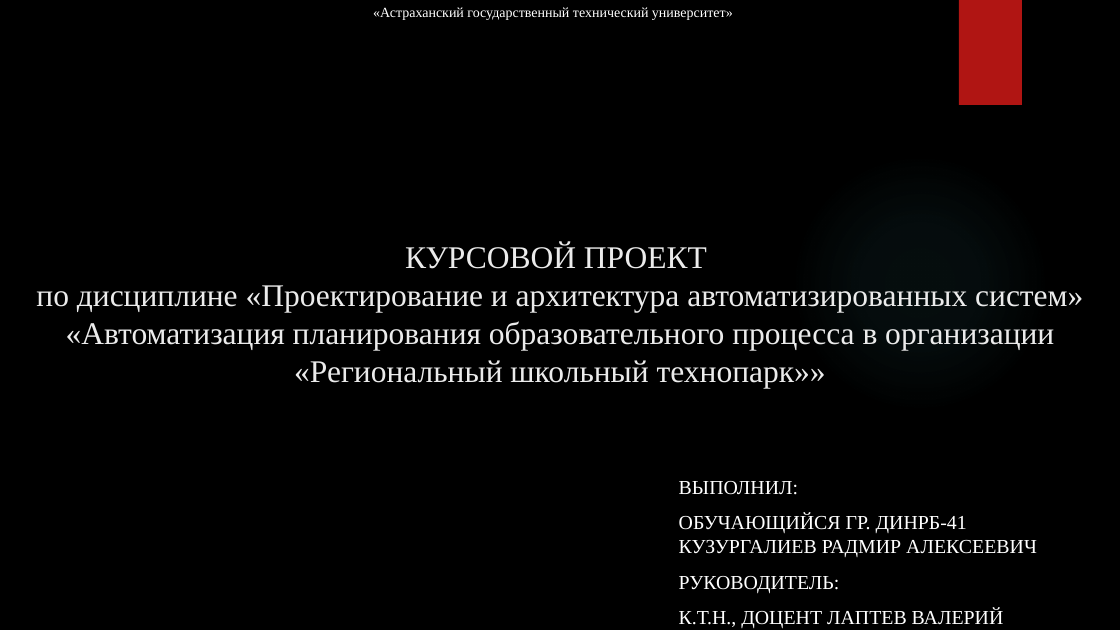
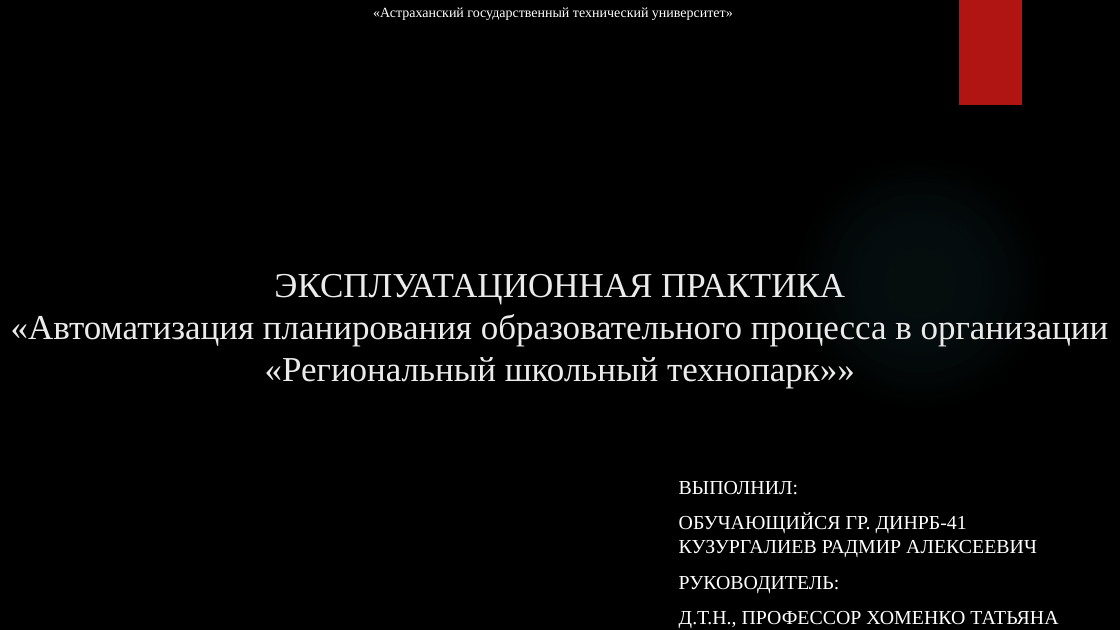
Before and after one commit to RAdKuzur/ASTU, a slide deck: slide 1 of Дипломная работа/Презентация Курсовая.pptx. Drawn at 1120x630 pixels with LibreOffice and Linux fonts; fonts in the diff are those of the drawing; background and template pictures are left out. Boxes give left, top, right and bottom in pixels: in the first picture for what was removed or moved away, otherwise in the second. Text is boxed around its words. In the diff, an @@ line names an element or a change of style, - is before the commit and + after.

```diff
--- a/Дипломная работа/Презентация Курсовая.pptx
+++ b/Дипломная работа/Презентация Курсовая.pptx
@@ title at [11, 274, 1109, 389]: text changed; size 27 to 30 pt @@
-КУРСОВОЙ ПРОЕКТ
-по дисциплине «Проектирование и архитектура автоматизированных систем»
-«Автоматизация планирования образовательного процесса в организации «Региональный школьный технопарк»»
+ЭКСПЛУАТАЦИОННАЯ ПРАКТИКА
+«Автоматизация планирования образовательного процесса в организации «Региональный школьный технопарк»»
@@ subtitle at [679, 611, 1058, 628]: text changed @@
-К.Т.Н., ДОЦЕНТ ЛАПТЕВ ВАЛЕРИЙ ВИКТОРОВИЧ
+Д.Т.Н., ПРОФЕССОР ХОМЕНКО ТАТЬЯНА ВЛАДИМИРОВНА
```
Also in this commit, not shown: 4 slides added, 1 slide removed, 2 other files.
